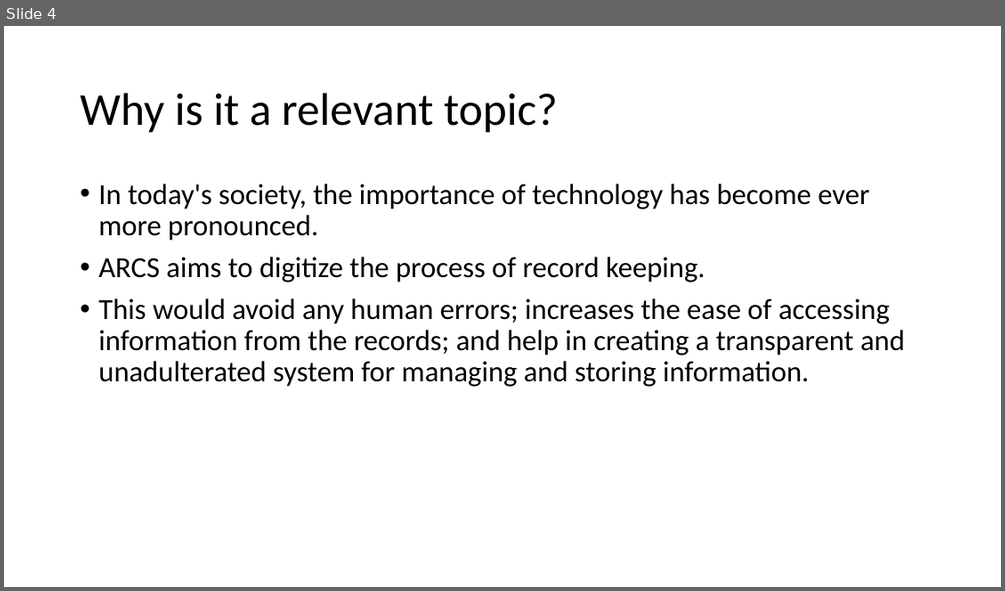
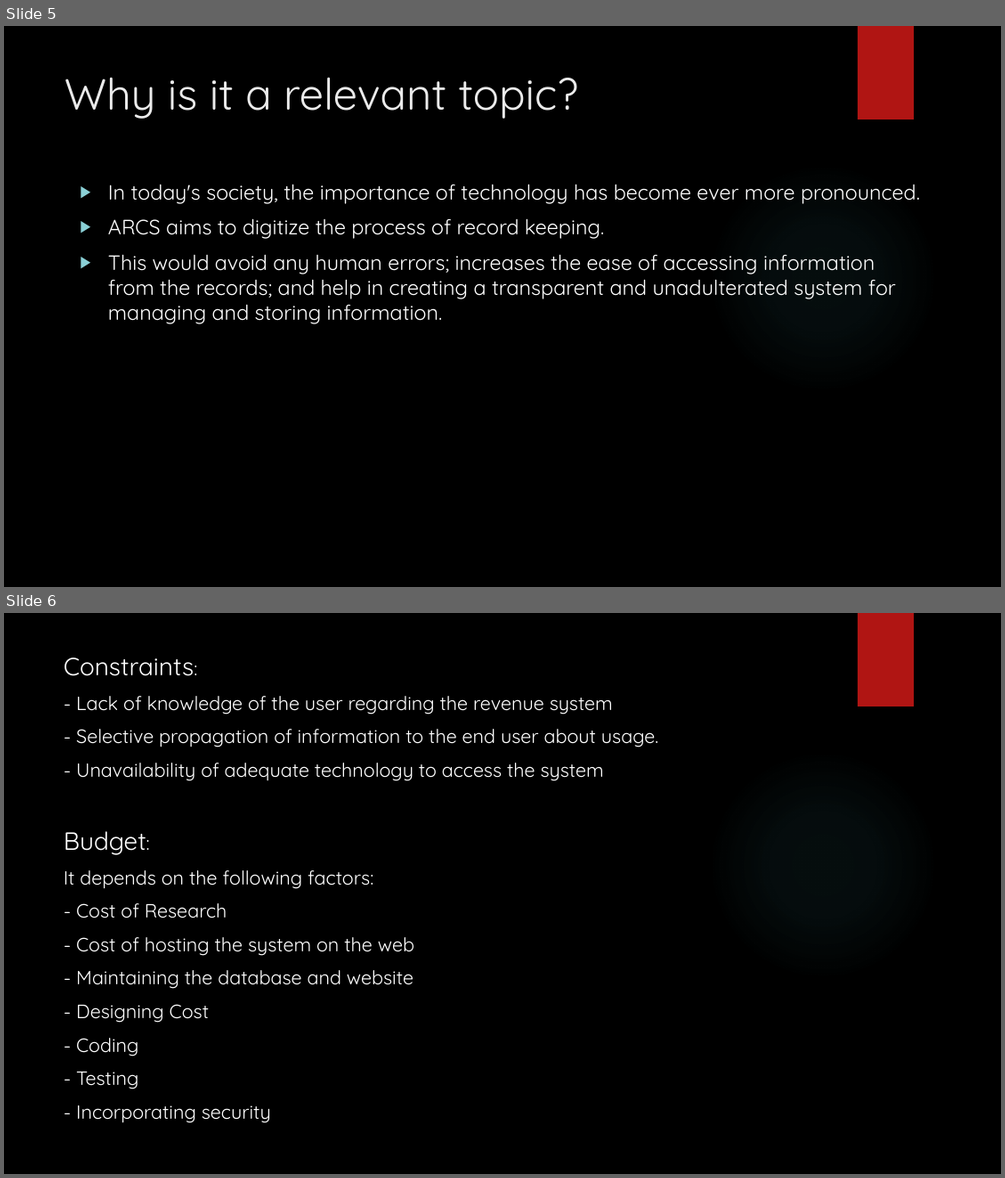
Before and after one commit to GeekyPython/Apartment_Rental_System, a slide deck: Project_Presentation.pptx. Shown one above the other, each under a label of ours: slide 4 before the commit, slides 5 and 6 after it. The pictures are 1005x591 and 1005x1178 pixels, drawn with LibreOffice and Linux fonts; fonts in the diff are those of the drawing; background and template pictures are left out. Boxes give left, top, right and bottom in pixels: in the first picture for what was removed or moved away, otherwise in the second. Text is boxed around its words. In the diff, an @@ line names an element or a change of style, - is before the commit and + after.

```diff
--- a/Project_Presentation.pptx
+++ b/Project_Presentation.pptx
@@ slide 6 added at [4,613,1001,1174], background picture (left out); not listed: 2 template elements that a slide beside it also shows @@
@@ text added at [64,657,658,1089], 18.5 pt, text #FFFFFF @@
+Constraints:
+- Lack of knowledge of the user regarding the revenue system
+- Selective propagation of information to the end user about usage.
+- Unavailability of adequate technology to access the system
+Budget:
+It depends on the following factors:
+- Cost of Research
+- Cost of hosting the system on the web
+- Maintaining the database and website
+- Designing Cost
+- Coding
+- Testing
+- Incorporating security
@@ what was slide 4 is now slide 5 @@
@@ slide 5 changed as well @@
@@ background #FFFFFF to picture (left out) @@
@@ rectangle added at [858,26,914,119], fill #B01513 @@
@@ title "Why is it a relevant ...": place and size @@
-title "Why is it a relevant ..." at [80,93,558,133]
+title "Why is it a relevant ..." at [65,77,578,119]
@@ title "Why is it a relevant ..." at [65,77,578,119]: size 44 to 42 pt, font Calibri to Quicksand, text colour #000000 to #EBEBEB; line spacing 0.9 to 1; vertical alignment middle to top @@
@@ text "In today's society, the importance ..." at [108,184,920,324]: size 28 to 20 pt, font Calibri to Quicksand, text colour #000000 to #FFFFFF; bullet • to ▶; line spacing 0.9 to 1 @@
@@ ellipse added at [708,163,938,394], fill gradient #50B9C1 @@
```
Also in this commit, not shown: 4 other slides changed, 4 other slides added.
